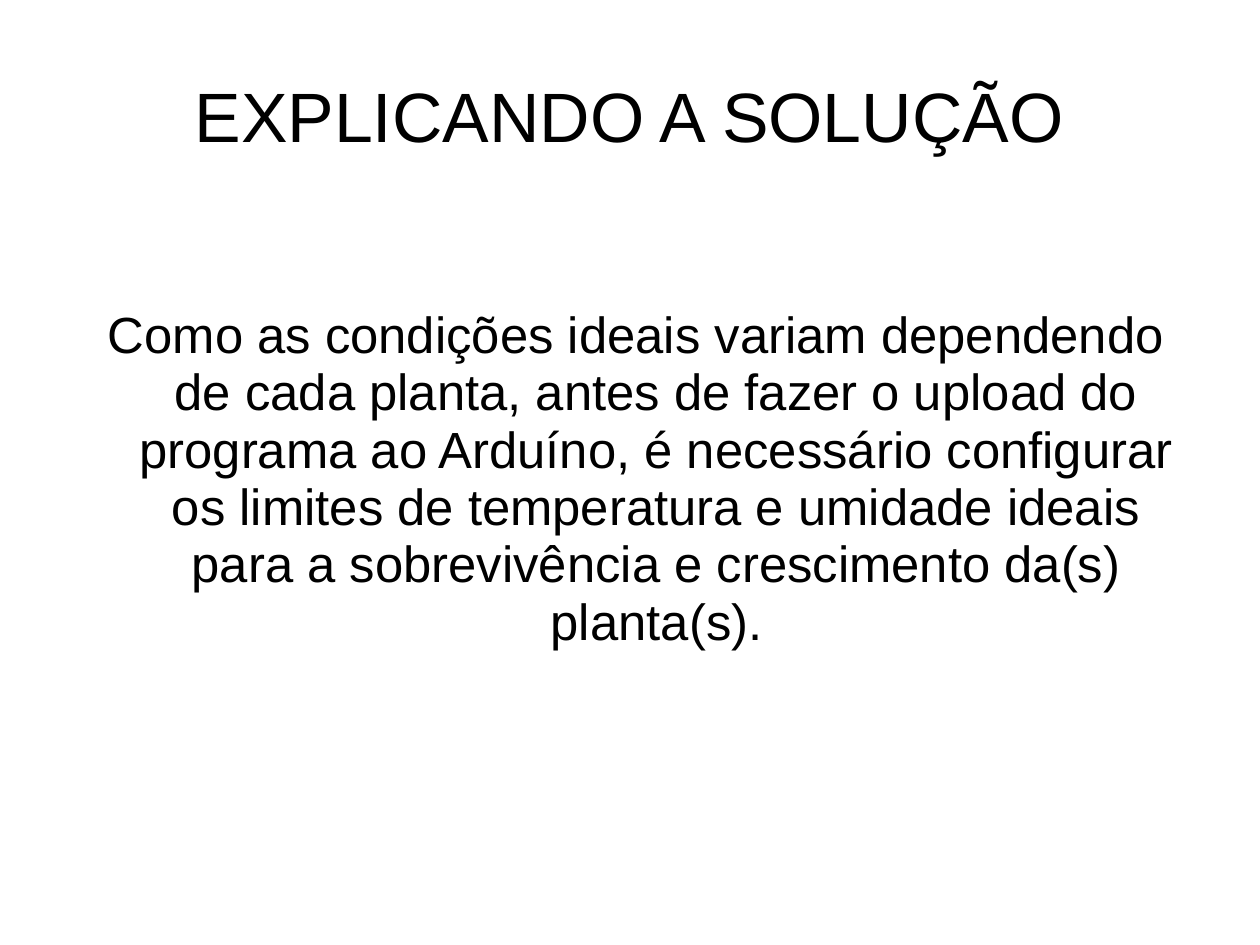
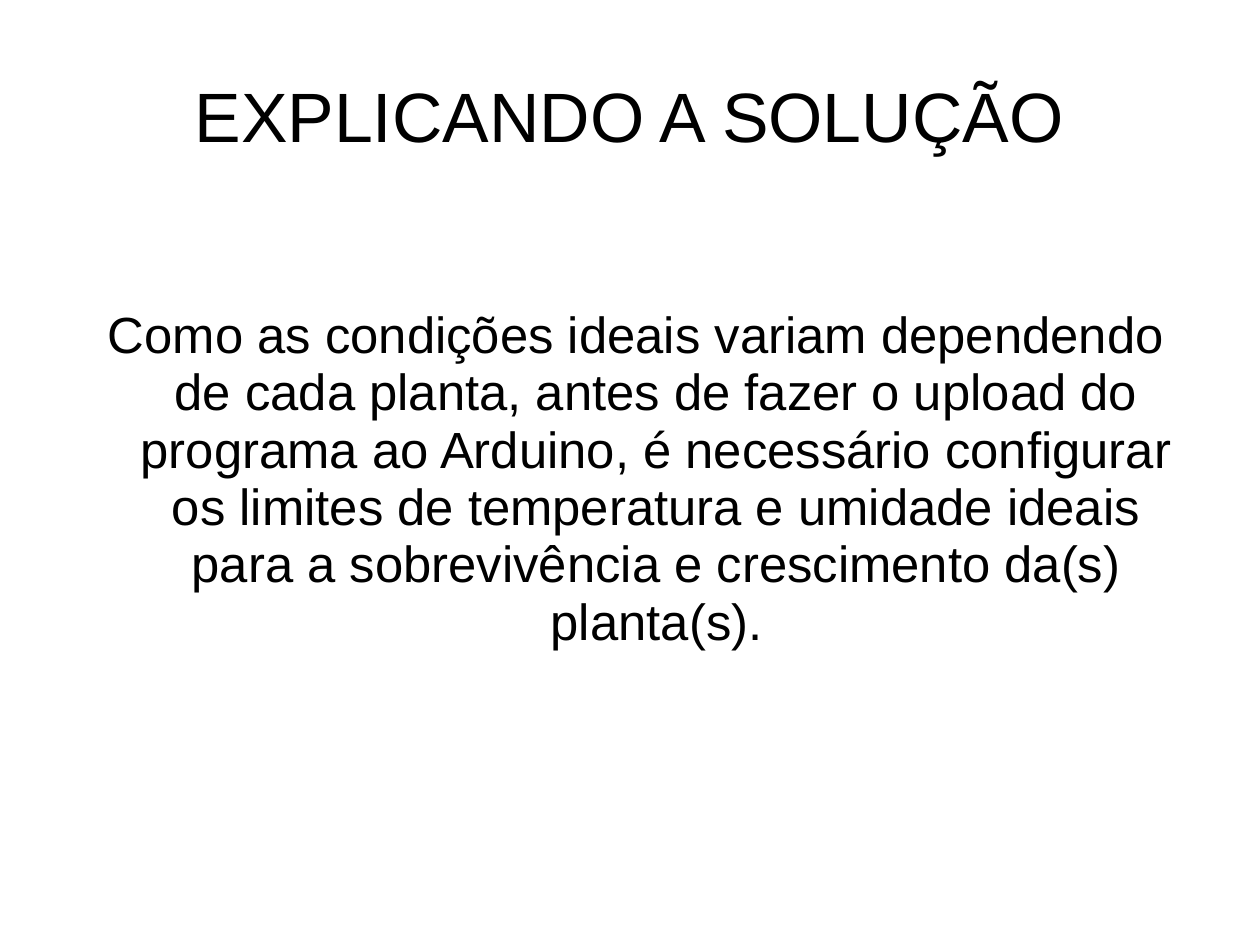
Before and after one commit to dusiromulo/MiniProjetoArduino, a slide deck: slide 6 of Apresentacao projeto.ppt. Drawn at 1260x945 pixels with LibreOffice and Linux fonts; fonts in the diff are those of the drawing. Boxes give left, top, right and bottom in pixels: in the first picture for what was removed or moved away, otherwise in the second. Text is boxed around its words. In the diff, an @@ line names an element or a change of style, - is before the commit and + after.

```diff
--- a/Apresentacao projeto.ppt
+++ b/Apresentacao projeto.ppt
@@ text at (108,316,1171,650): text changed @@
-Como as condições ideais variam dependendo de cada planta, antes de fazer o upload do programa ao Arduíno, é necessário configurar os limites de temperatura e umidade ideais para a sobrevivência e crescimento da(s) planta(s).
+Como as condições ideais variam dependendo de cada planta, antes de fazer o upload do programa ao Arduino, é necessário configurar os limites de temperatura e umidade ideais para a sobrevivência e crescimento da(s) planta(s).
```
Also in this commit, not shown: 1 other slide changed, 1 other file.
